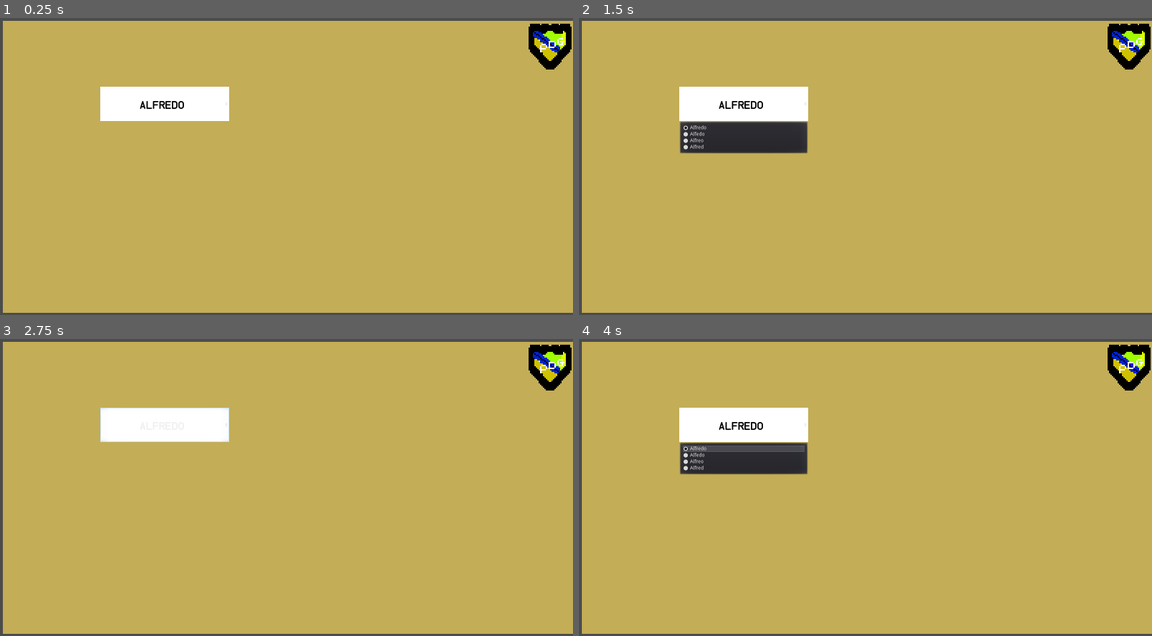
Above: before the commit, frames 1-4 (two rows, left to right).
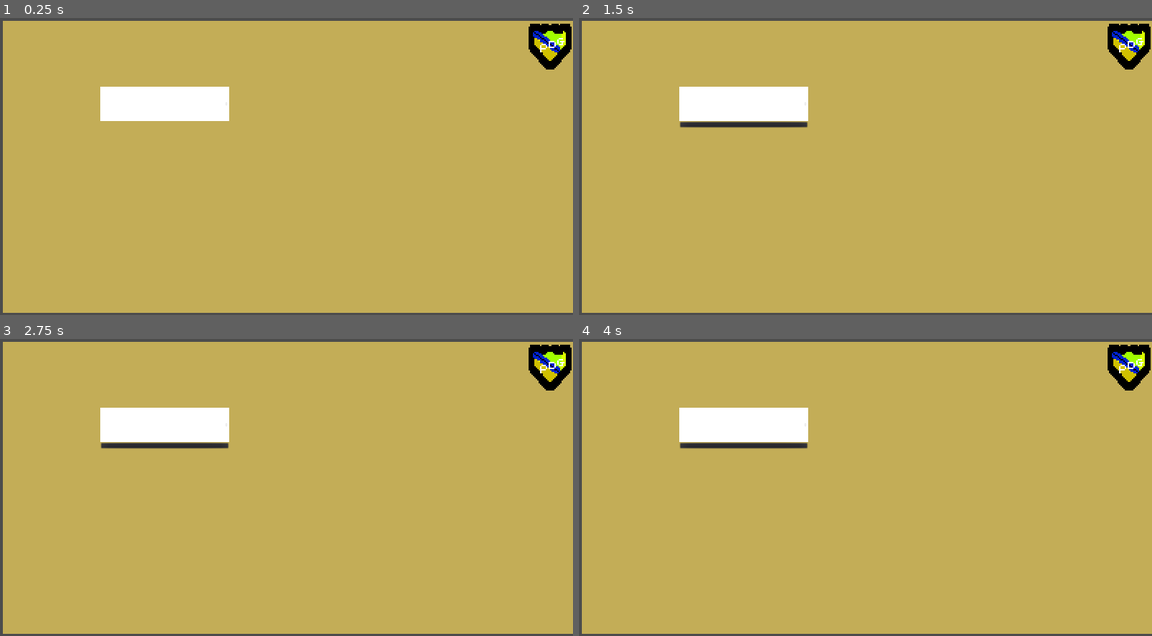
Above: after the commit, the same moments.

Repository: Gonfer73/Proyectx1
Game: Godot game, scene res://SCENES/case_!_2.tscn
Two runs of this game, one before a commit and one after it. Both use one fixed random seed, a clock stepped at 60 frames per second and the inputs below. This scene is started directly instead of the project's main scene.
Inputs (mouse positions are in pixels of both pictures, inside the frame that each line leads up to):
- Up to frame 1 (0.25 s): no input
- Up to frame 2 (1.5 s): click (745, 104) at 0.5 s; tap Enter (ui_accept) at 1.25 s; move the mouse to (991, 151) at 1.27 s; hold Right (right_move) from 1.28 s (still down); hold Shift (acelareta) from 1.28 s (still down)
- Up to frame 3 (2.75 s): tap Enter (ui_accept) at 1.52, 2, 2.27 s; move the mouse to (171, 502) at 2.02 s; release Right (right_move) at 2.03 s; release Shift (acelareta) at 2.03 s; hold Down (down_move) from 2.03 s (still down); tap E (action) at 2.1 s
- Up to frame 4 (4 s): tap Enter (ui_accept) at 2.75, 3.5, 3.77 s; move the mouse to (922, 422) at 2.77 s; release Down (down_move) at 2.78 s; hold Right (right_move) 2.78-3.53 s; hold 2 (object_2) 2.78-3.53 s; move the mouse to (836, 546) at 3.52 s; hold Up (up_move) from 3.53 s (still down); tap D (rotate_key) at 3.6 s

The runs differ from the first frame. In frame 1, 0.1% of the frame differs, in the area x 24-33%, y 27-31%; in frame 2, 2.1%; in frame 3, 0.6%; in frame 4, 2.2%, in the area x 17-40%, y 27-46%.
Error after the commit: Attempt to call function 'add_item' in base 'null instance' on a null instance. (res://SCRIPTS/case_!_2.gd:4)

Commit message:
Updated scripts folder

Diff:
--- a/SCRIPTS/app_3.gd
+++ b/SCRIPTS/app_3.gd
@@ -22,3 +22,8 @@
 func _on_case_1_button_pressed():
 # warning-ignore:return_value_discarded
 	get_tree().change_scene("res://SCENES/case_1.tscn")
+
+
+func _on_button_off_pressed():
+# warning-ignore:return_value_discarded
+	get_tree().change_scene("res://SCENES/computer.tscn")
--- a/SCRIPTS/case_!_2.gd
+++ b/SCRIPTS/case_!_2.gd
@@ -1,7 +1,42 @@
 extends Node2D
 
 func _ready():
-	$option_1.add_item("Alfredo", 0)
-	$option_1.add_item("Alfedo", 1)
-	$option_1.add_item("Alfreo", 2)
-	$option_1.add_item("Alfred", 3)
+	$crimes_lb_1/option_1.add_item("SELECIONE UNA OPCIÓN", 0)
+	$crimes_lb_1/option_1.add_item("Homicidio", 1)
+	$crimes_lb_1/option_1.add_item("Hurto", 2)
+	$crimes_lb_1/option_1.add_item("Tráfico de estupefacientes", 3)
+	$crimes_lb_1/option_1.add_item("Abuso", 4)
+	$crimes_lb_1/option_1.add_item("Maltrato animal", 5)
+	$crimes_lb_1/option_1.add_item("Desacato a la autoridad", 6)
+
+
+
+
+func _on_check_box_0_pressed():
+	if $crimes_lb_2/check_box_1.pressed == true:
+		$crimes_lb_2/check_box_1.pressed = false
+
+
+func _on_check_box_1_pressed():
+	if $crimes_lb_2/check_box_0.pressed == true:
+		$crimes_lb_2/check_box_0.pressed = false
+
+
+func _on_check_box_2_pressed():
+	if $crimes_lb_3/check_box_3.pressed == true:
+		$crimes_lb_3/check_box_3.pressed = false
+
+
+func _on_check_box_3_pressed():
+	if $crimes_lb_3/check_box_2.pressed == true:
+		$crimes_lb_3/check_box_2.pressed = false
+
+
+func _on_check_box_4_pressed():
+	if $crimes_lb_4/check_box_5.pressed == true:
+		$crimes_lb_4/check_box_5.pressed = false
+
+
+func _on_check_box_5_pressed():
+	if $crimes_lb_4/check_box_4.pressed == true:
+		$crimes_lb_4/check_box_4.pressed = false
